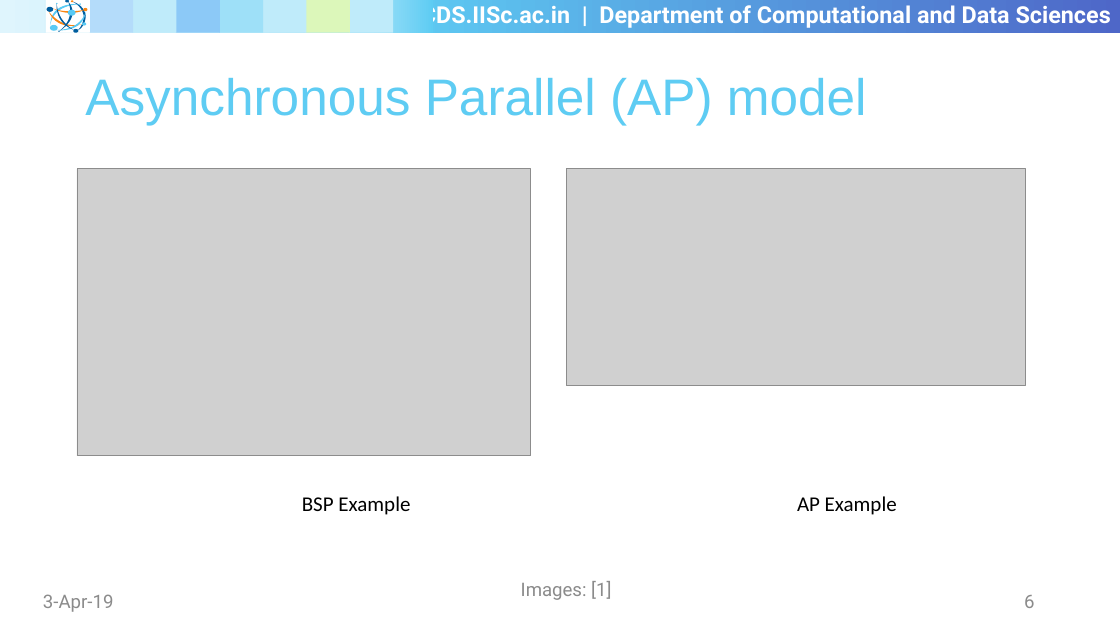
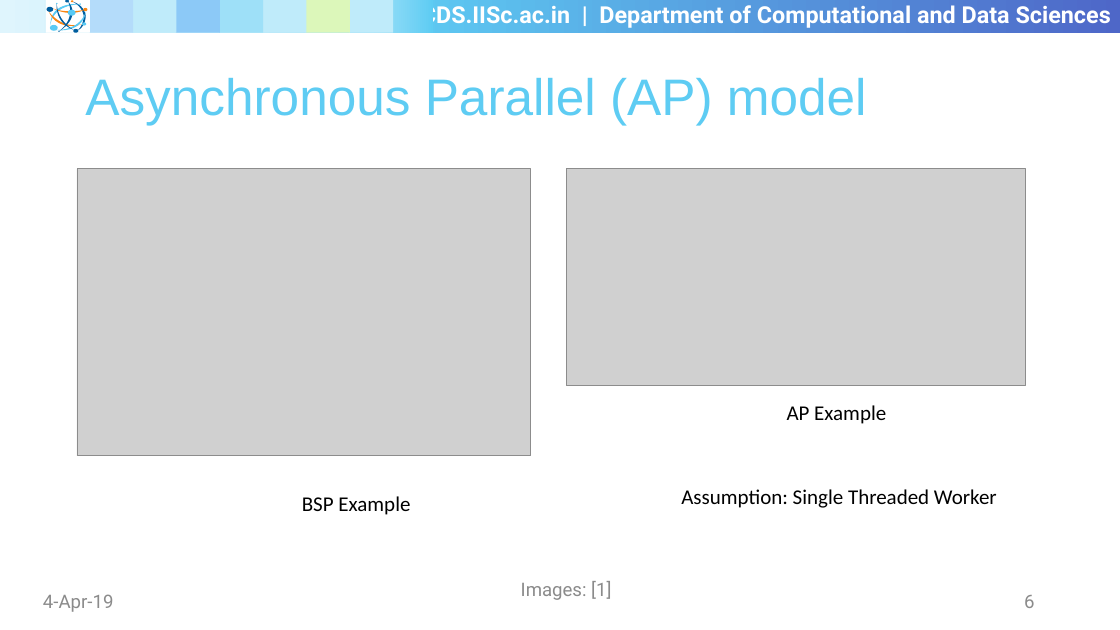
Before and after one commit to shriramrseee/ds256-jan2019, a slide deck: slide 6 of Seminar/Seminar.pptx. Drawn at 1120x630 pixels with LibreOffice and Linux fonts; fonts in the diff are those of the drawing; grey boxes stand for pictures; background and template pictures are left out. Boxes give left, top, right and bottom in pixels: in the first picture for what was removed or moved away, otherwise in the second. Text is boxed around its words. In the diff, an @@ line names an element or a change of style, - is before the commit and + after.

```diff
--- a/Seminar/Seminar.pptx
+++ b/Seminar/Seminar.pptx
@@ text "AP Example": place and size @@
-text "AP Example" at <box>797,496,897,515</box>
+text "AP Example" at <box>787,405,886,424</box>
@@ text added at <box>681,489,997,508</box>, 18 pt, text #000000 @@
+Assumption: Single Threaded Worker
@@ text at <box>43,594,114,612</box>: text changed @@
-3-Apr-19
+4-Apr-19
```
Also in this commit, not shown: 17 other slides changed, 3 other files.
